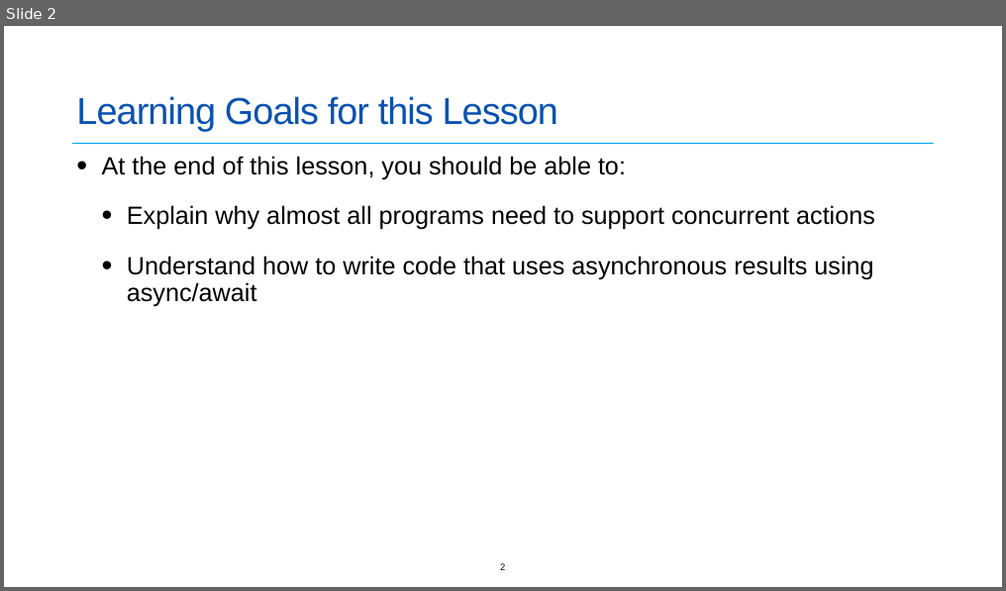
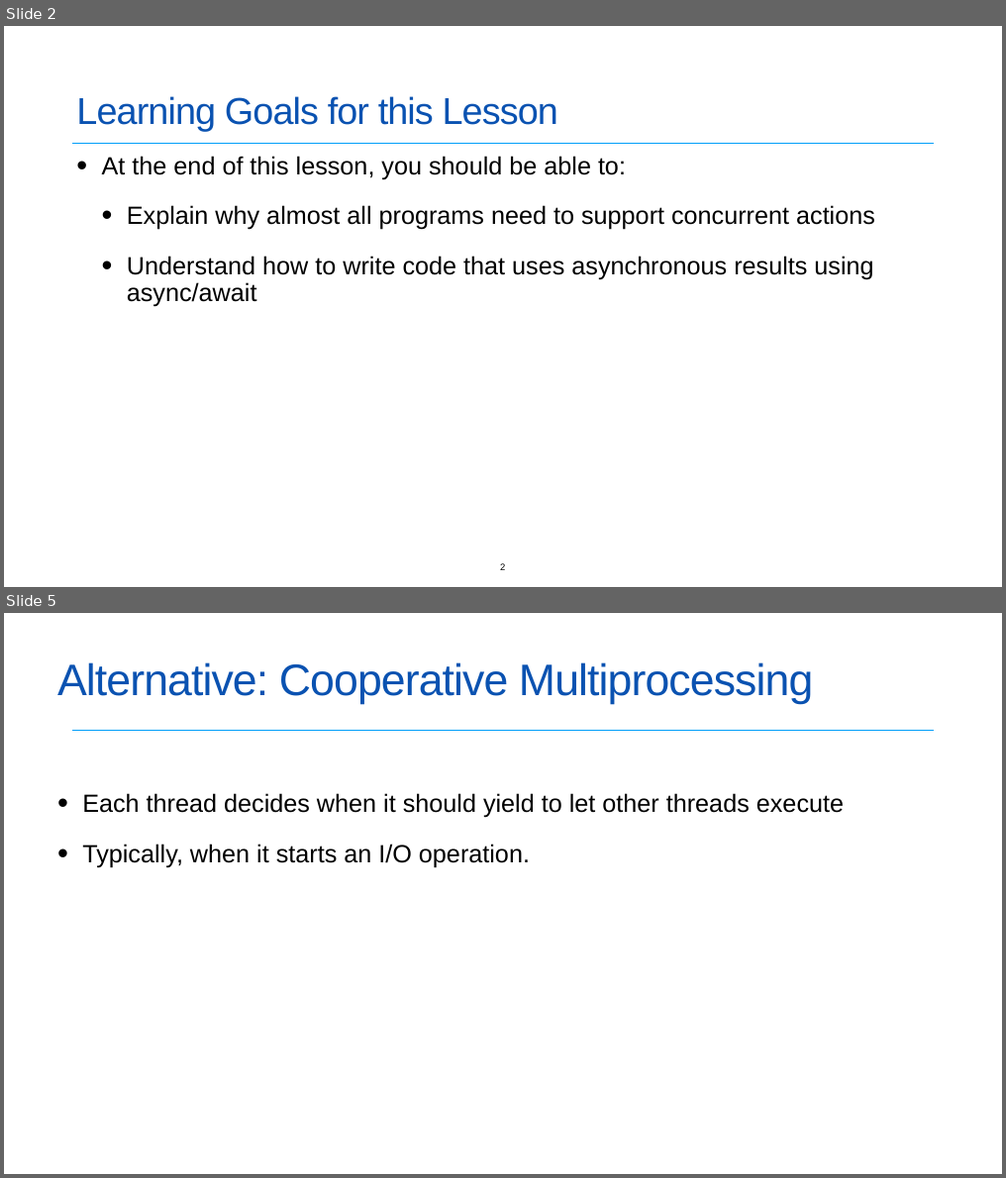
Before and after one commit to neu-se/CS4530-Spring-2022, a slide deck: Slides/Lesson 4.1 Concurrent Programming.pptx. Shown one above the other, each under a label of ours: slide 2 before the commit, slides 2 and 5 after it; the slides between them are not shown. The pictures are 1006x591 and 1006x1178 pixels, drawn with LibreOffice and Linux fonts; fonts in the diff are those of the drawing. Boxes give left, top, right and bottom in pixels: in the first picture for what was removed or moved away, otherwise in the second. Text is boxed around its words. In the diff, an @@ line names an element or a change of style, - is before the commit and + after.

```diff
--- a/Slides/Lesson 4.1 Concurrent Programming.pptx
+++ b/Slides/Lesson 4.1 Concurrent Programming.pptx
@@ slide 5 added at (4, 613, 1002, 1174), background #FFFFFF; not listed: 1 template element that a slide beside it also shows @@
@@ title added at (57, 663, 813, 704), 42.5 pt, text #0A52B1 @@
+Alternative: Cooperative Multiprocessing
@@ text added at (82, 793, 844, 868), 24 pt, text #000000 @@
+• Each thread decides when it should yield to let other threads execute
+• Typically, when it starts an I/O operation.
```
Also in this commit, not shown: 1 slide changed, 18 other slides added, 7 slides removed.
